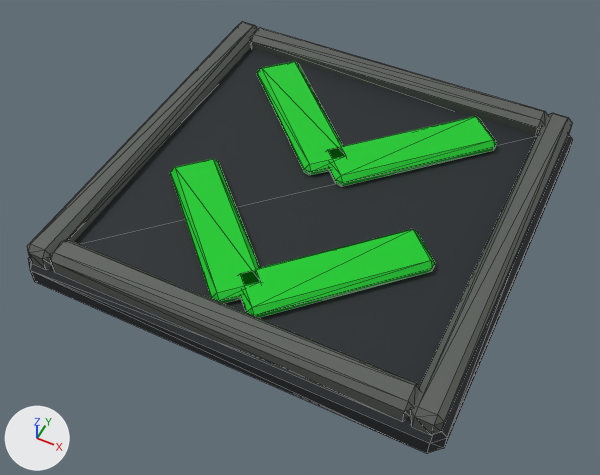
An edit to the glTF model assets-source/shadow-circuit/circuit-kit-v2/terrain-force-50.glb, drawn before and after from the same camera.
Camera for both pictures: a 50 mm lens placed at (0.571, -1.24, 1.443), pointed at (-0.006, -0.084, -0.001). Lighting does not change. The marker at lower left points along +X, +Y and +Z. The older version comes first. Mesh edges are drawn as thin lines. Vertices at exactly the same position are counted once.

Objects in the first picture: 'terrain-force-50'.
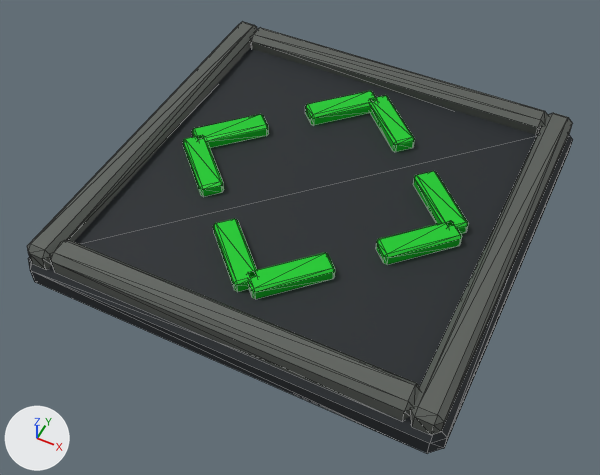
Where the change shows, as pixel boxes (x1, y1, x2, y2) in the pictures (600 x 475 px):
part 1 of me_cube_228, added (green): after (376, 222, 462, 265)
part 2 of me_cube_228, added (green): after (370, 95, 415, 152)
part 3 of me_cube_228, added (green): after (305, 91, 376, 125)
part 4 of me_cube_228, added (green): after (192, 114, 269, 148)
part 5 of me_cube_228, added (green): after (183, 135, 224, 197)
part 6 of me_cube_228, cut back: before (170, 61, 497, 318); after (213, 171, 469, 299)

The edits, one by one:
me_cube_228 is used by ob_terrain_force_50; location (0.0, 0.0, 0.0).
me_cube_228 had 216 vertices, 396 faces and spanned x -0.48..0.48, y -0.48..0.48, z 0.0..0.127.
me_cube_228 now has 312 vertices, 572 faces and spans x -0.48..0.48, y -0.48..0.48, z 0.0..0.127.
me_cube_228 part 1: a new loose piece of 24 vertices spanning x 0.191..0.349, y -0.144..0.014, z 0.084..0.119, in mat_circuit_green (green #1edb33).
me_cube_228 part 2: a new loose piece of 24 vertices spanning x -0.014..0.144, y 0.191..0.349, z 0.084..0.119, in mat_circuit_green (green #1edb33).
me_cube_228 part 3: a new loose piece of 24 vertices spanning x -0.144..0.014, y 0.191..0.349, z 0.084..0.119, in mat_circuit_green (green #1edb33).
me_cube_228 part 4: a new loose piece of 24 vertices spanning x -0.349..-0.191, y -0.014..0.144, z 0.084..0.119, in mat_circuit_green (green #1edb33).
me_cube_228 part 5: a new loose piece of 24 vertices spanning x -0.349..-0.191, y -0.144..0.014, z 0.084..0.119, in mat_circuit_green (green #1edb33).
Part 6, on me_cube_228:
42 vertices are removed from x -0.322..0.258, y 0.023..0.377, z 0.084..0.119.
84 faces are deleted.
54 vertices move from x -0.322..0.322, y -0.397..0.313, z 0.084..0.119 to x -0.144..0.23, y -0.349..0.144, z 0.084..0.119.
12 vertices are added at x 0.191..0.349, y -0.014..0.105, z 0.084..0.119.
6 new vertices lie (-0.031, -0.031, 0.0) away from vertices in x 0.314..0.345, y 0.021..0.313, z 0.084..0.119.
40 new faces join them, mat_circuit_green (green #1edb33).
